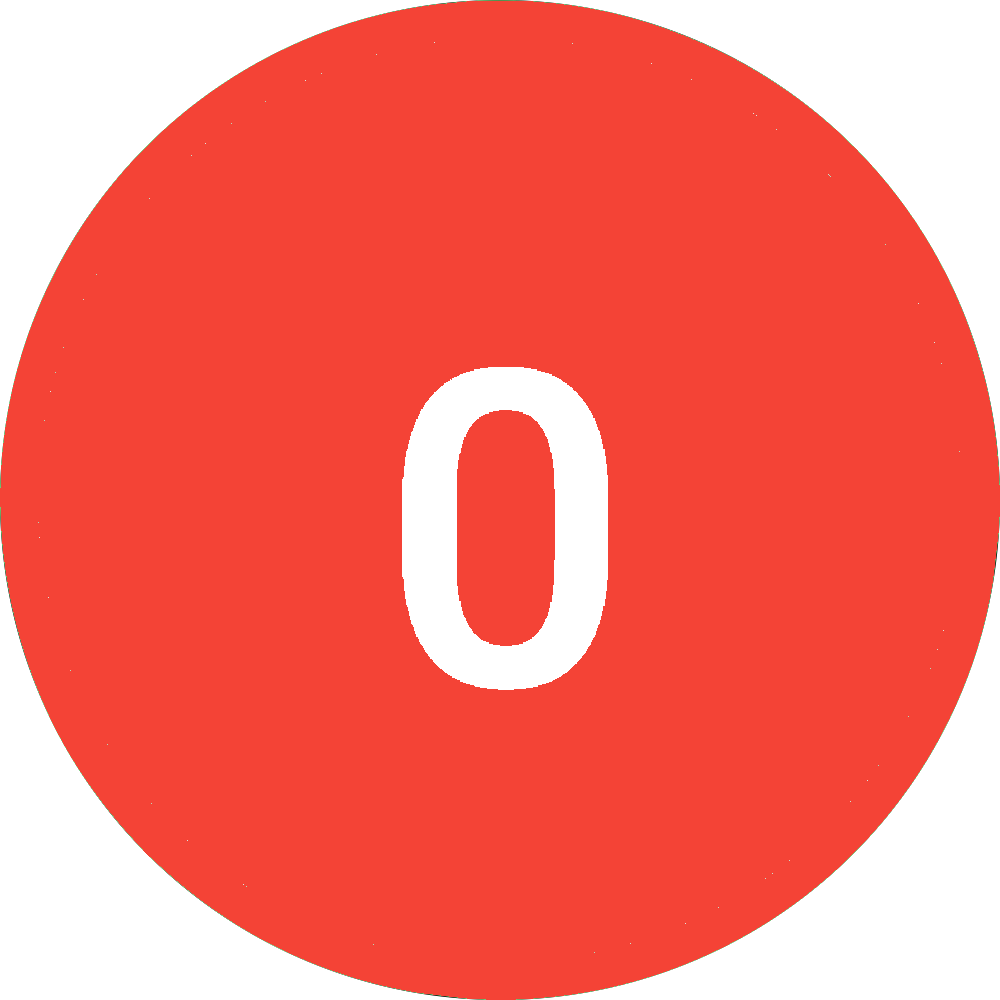
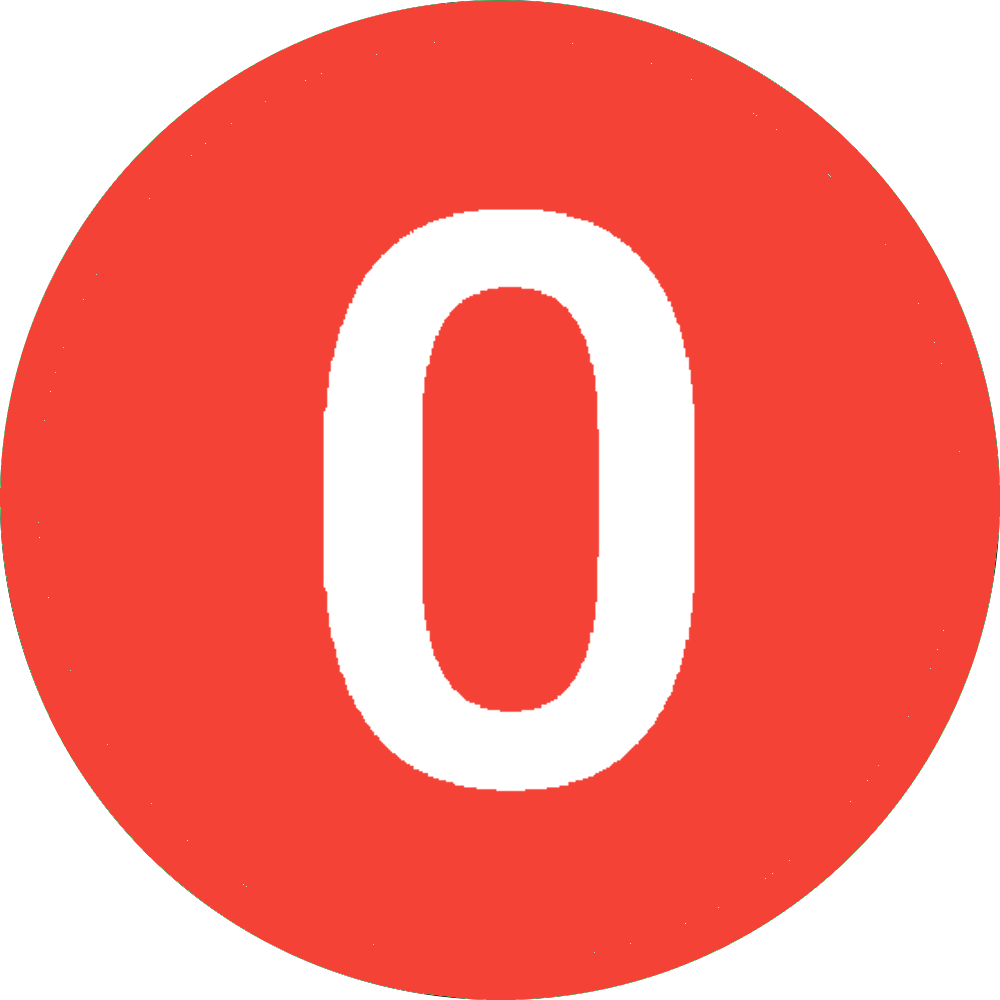
Layered file, before and after one edit (1000x1000). Changes by layer:
painted on "num" over [323, 209, 695, 792]
